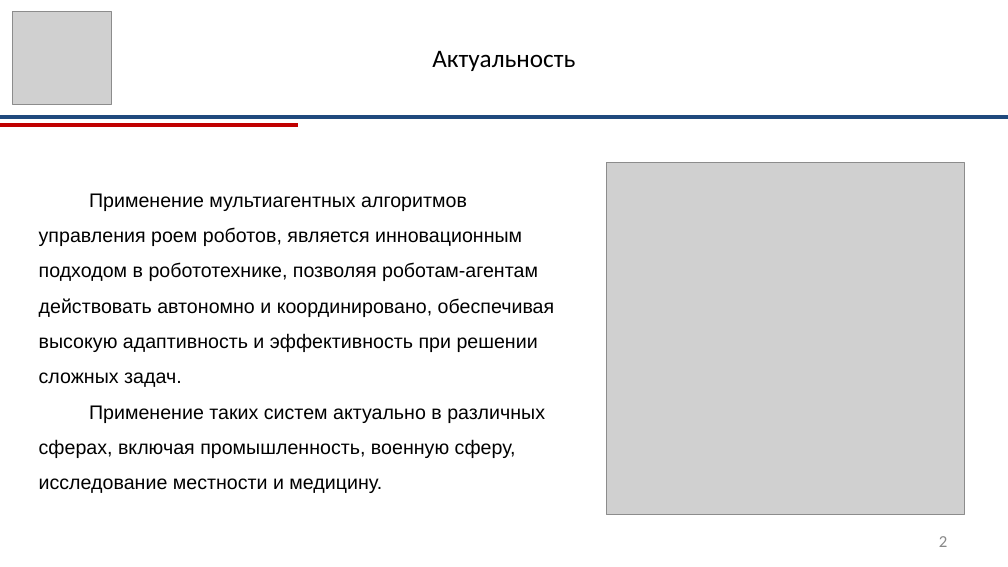
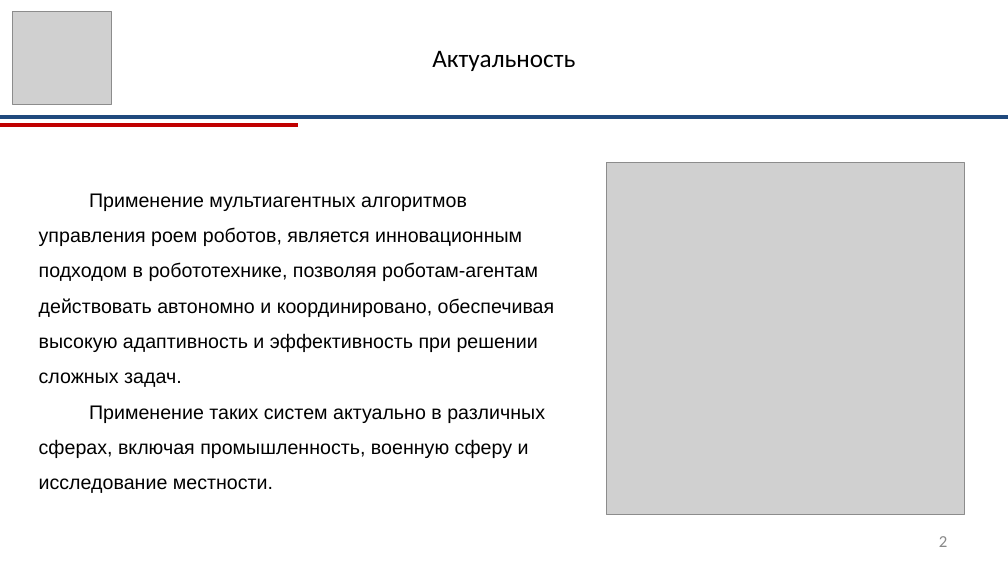
Before and after one commit to RazorvinAndrey/robot_vkr_razorvin, a slide deck: slide 2 of arhive/ВКР_Разорвин_презентация.pptx. Drawn at 1008x567 pixels with LibreOffice and Linux fonts; fonts in the diff are those of the drawing; grey boxes stand for pictures. Boxes give left, top, right and bottom in pixels: in the first picture for what was removed or moved away, otherwise in the second. Text is boxed around its words. In the diff, an @@ line names an element or a change of style, - is before the commit and + after.

```diff
--- a/arhive/ВКР_Разорвин_презентация.pptx
+++ b/arhive/ВКР_Разорвин_презентация.pptx
@@ text at box(39, 405, 545, 493): text changed @@
-Применение таких систем актуально в различных сферах, включая промышленность, военную сферу, исследование местности и медицину.
+Применение таких систем актуально в различных сферах, включая промышленность, военную сферу и исследование местности.
```
Also in this commit, not shown: 4 other slides changed, 4 slides added, 4 slides removed, 8 other files.
